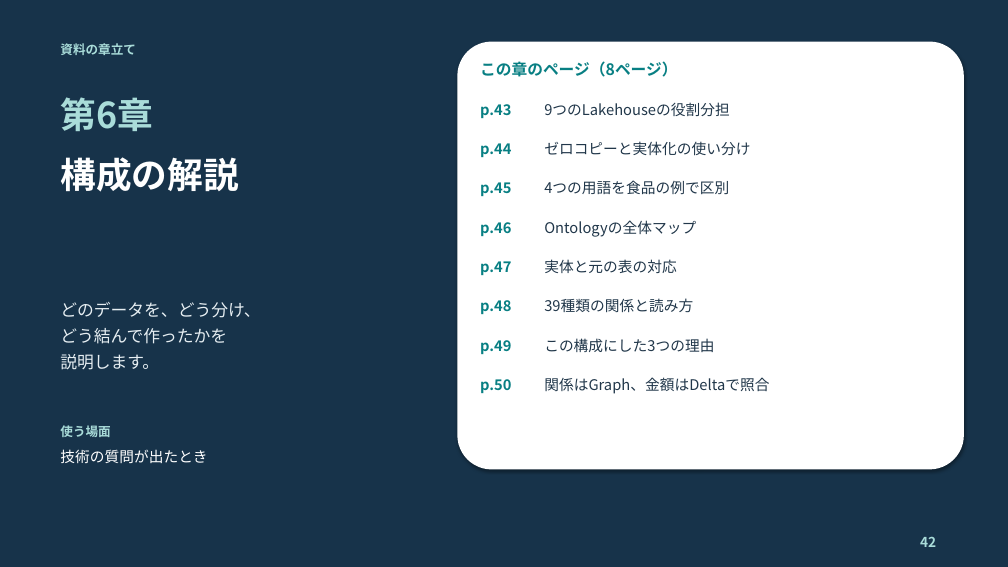
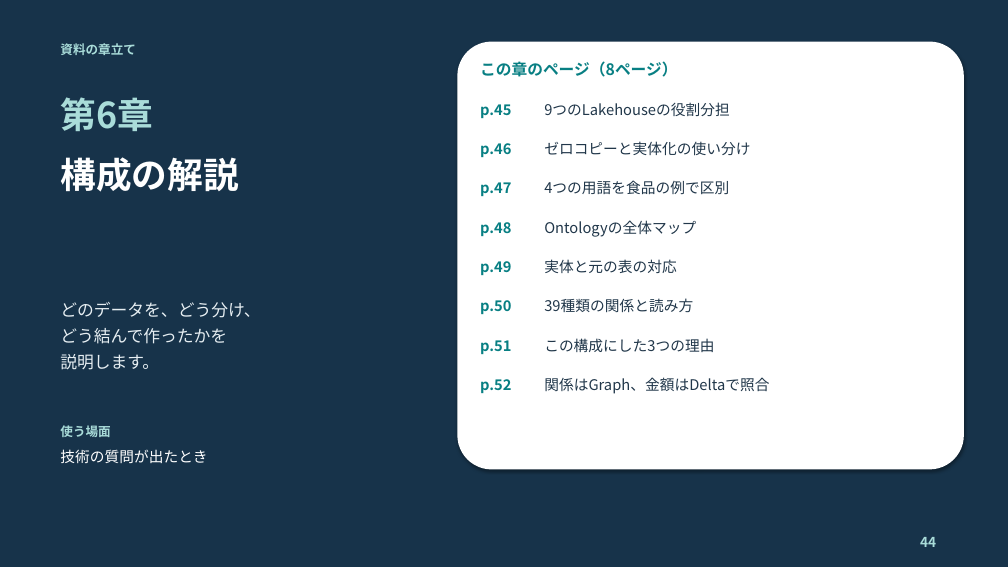
Before and after one commit to c-nova/FabricOntology_Trading, a slide deck: slide 44 of decks/TradingOntology_Demo_Presenter_Guide_JA.pptx (slide 42 before the commit). Drawn at 1008x567 pixels with LibreOffice and Linux fonts; fonts in the diff are those of the drawing. Boxes give left, top, right and bottom in pixels: in the first picture for what was removed or moved away, otherwise in the second. Text is boxed around its words. In the diff, an @@ line names an element or a change of style, - is before the commit and + after.

```diff
--- a/decks/TradingOntology_Demo_Presenter_Guide_JA.pptx
+++ b/decks/TradingOntology_Demo_Presenter_Guide_JA.pptx
@@ text at [480,104,511,118]: text changed @@
-p.43
+p.45
@@ text at [480,143,511,157]: text changed @@
-p.44
+p.46
@@ text at [480,182,511,196]: text changed @@
-p.45
+p.47
@@ text at [480,261,511,275]: text changed @@
-p.47
+p.49
@@ text at [480,300,511,314]: text changed @@
-p.48
+p.50
@@ text at [480,340,511,354]: text changed @@
-p.49
+p.51
@@ text at [480,379,511,393]: text changed @@
-p.50
+p.52
@@ text at [920,537,936,547]: text changed @@
-42
+44
```
Also in this commit, not shown: 25 other slides changed, 2 slides added, 4 other files.
